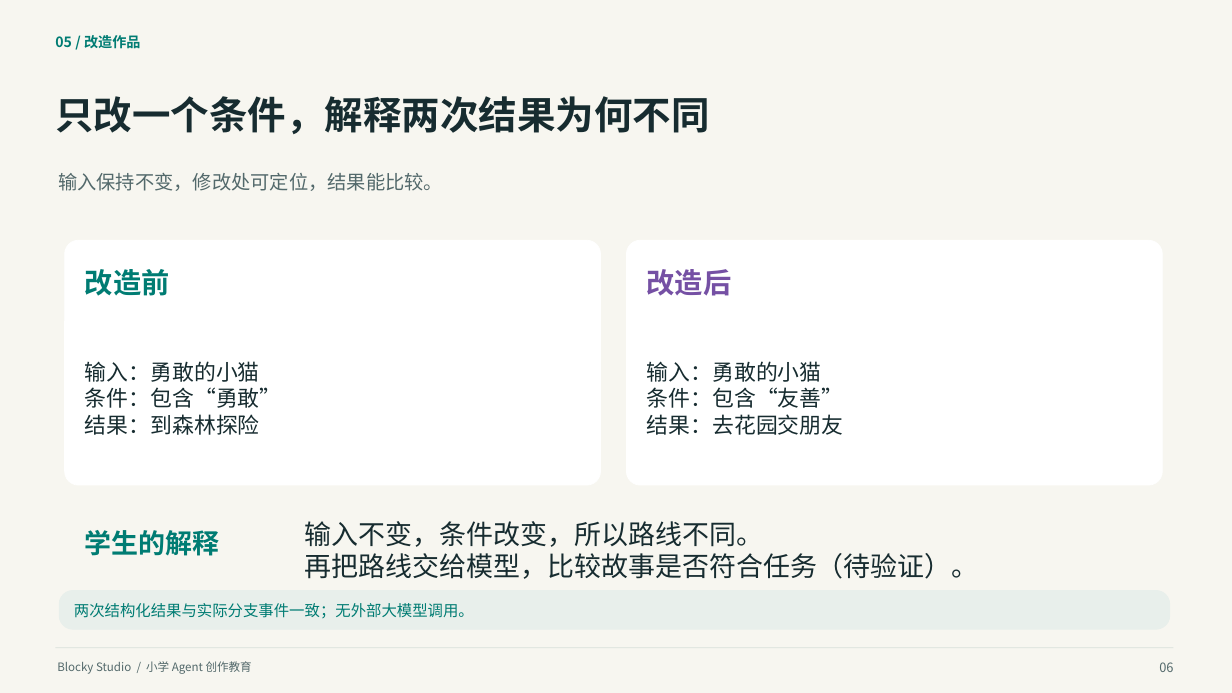
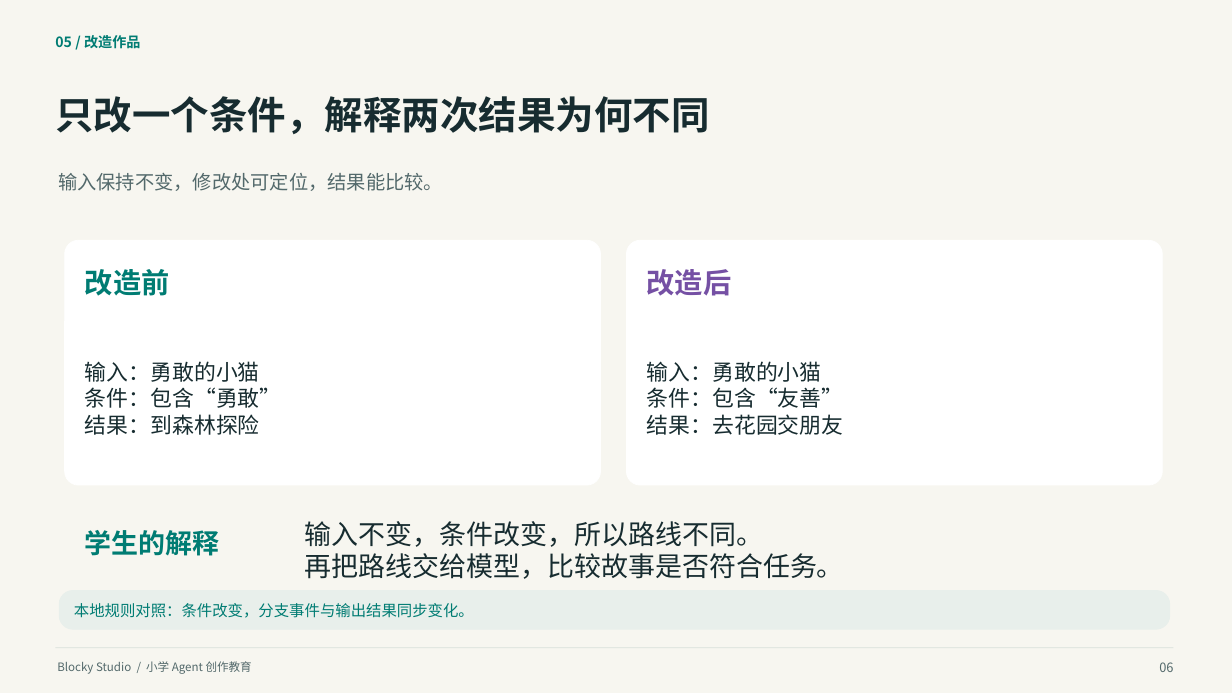
Before and after one commit to q2955161835-debug/Blocky-AI, a slide deck: slide 6 of doc/交付/2026-10-03-答辩与商业计划书/Blocky-Studio-小学Agent创作教育-2026-10-03.pptx. Drawn at 1232x693 pixels with LibreOffice and Linux fonts; fonts in the diff are those of the drawing. Boxes give left, top, right and bottom in pixels: in the first picture for what was removed or moved away, otherwise in the second. Text is boxed around its words. In the diff, an @@ line names an element or a change of style, - is before the commit and + after.

Commit message:
docs: revise pitch wording and record independent investor reaudit [skip ci]

```diff
--- a/doc/交付/2026-10-03-答辩与商业计划书/Blocky-Studio-小学Agent创作教育-2026-10-03.pptx
+++ b/doc/交付/2026-10-03-答辩与商业计划书/Blocky-Studio-小学Agent创作教育-2026-10-03.pptx
@@ text at (x1=305, y1=553, x2=844, y2=579): text changed @@
-再把路线交给模型，比较故事是否符合任务（待验证）。
+再把路线交给模型，比较故事是否符合任务。
@@ text at (x1=74, y1=603, x2=474, y2=618): text changed @@
-两次结构化结果与实际分支事件一致；无外部大模型调用。
+本地规则对照：条件改变，分支事件与输出结果同步变化。
```
Also in this commit, not shown: 14 other slides changed, 12 other files.
